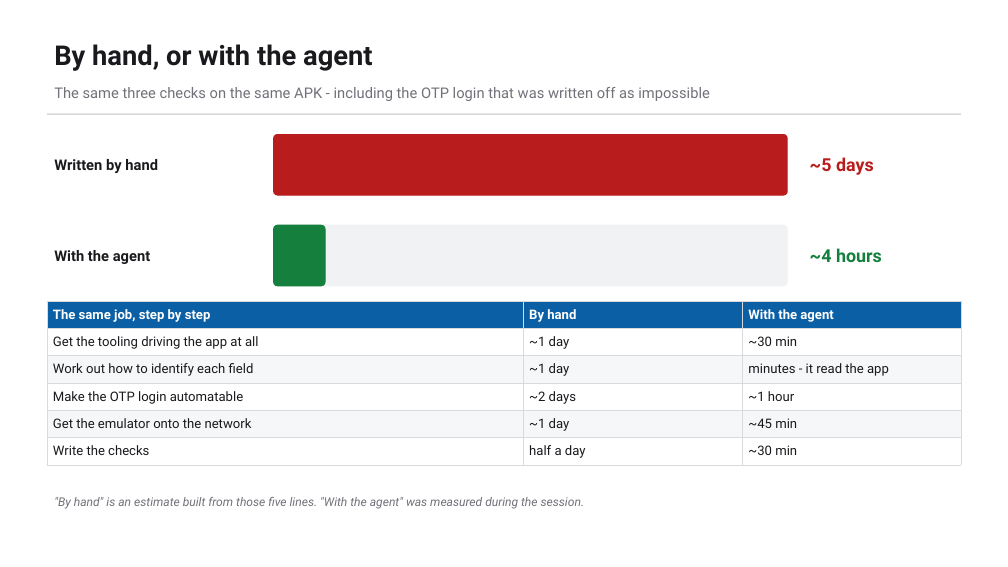
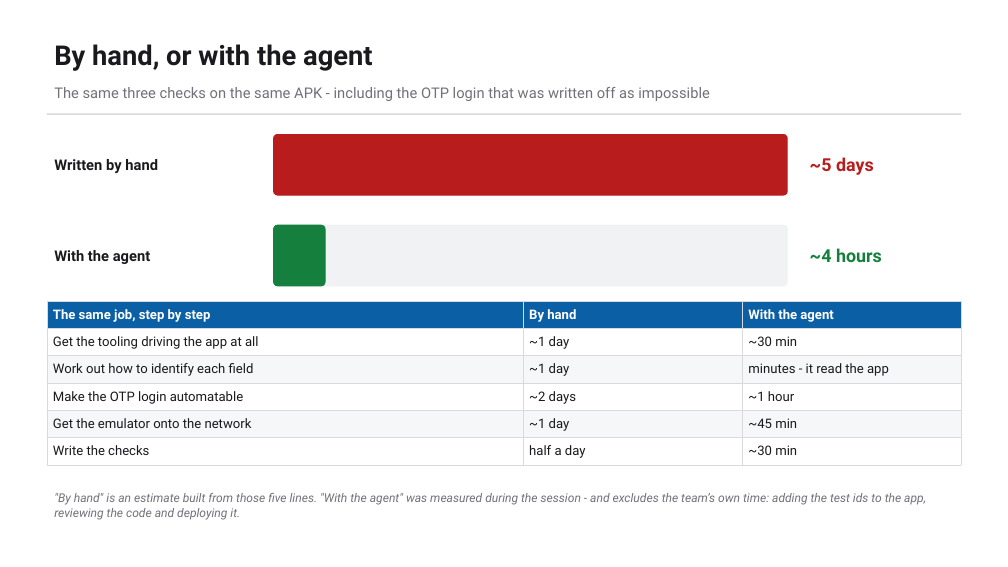
Before and after one commit to bulubuloa/AS.APAC.AI.Workshop, a slide deck: slide 11 of presentations/Mobile_Test_Automation_Appium.pptx. Drawn at 1008x567 pixels with LibreOffice and Linux fonts; fonts in the diff are those of the drawing. Boxes give left, top, right and bottom in pixels: in the first picture for what was removed or moved away, otherwise in the second. Text is boxed around its words. In the diff, an @@ line names an element or a change of style, - is before the commit and + after.

Commit message:
Mobile deck: correct the AI claims - credit the team's work and own the wrong diagnosis

```diff
--- a/presentations/Mobile_Test_Automation_Appium.pptx
+++ b/presentations/Mobile_Test_Automation_Appium.pptx
@@ text at box(54, 493, 926, 520): text changed @@
-"By hand" is an estimate built from those five lines. "With the agent" was measured during the session.
+"By hand" is an estimate built from those five lines. "With the agent" was measured during the session - and excludes the team’s own time: adding the test ids to the app, reviewing the code and deploying it.
```
Also in this commit, not shown: 1 other slide changed, 1 other file.
